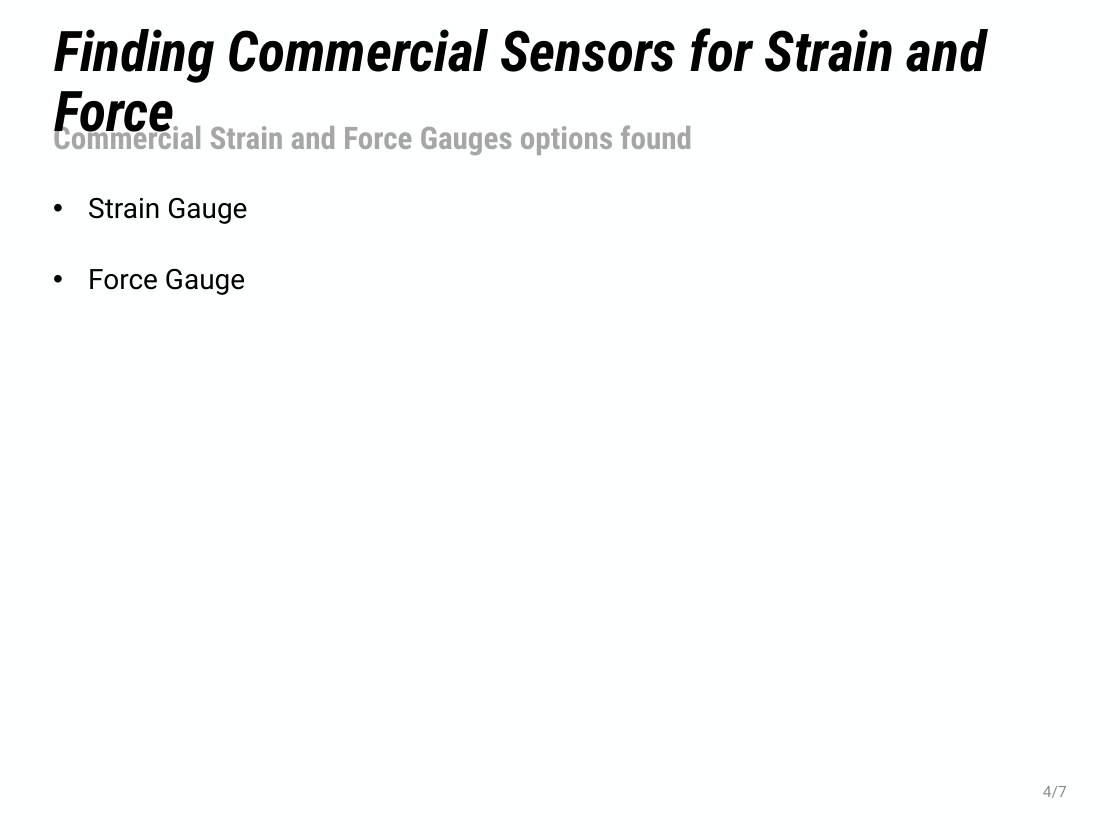
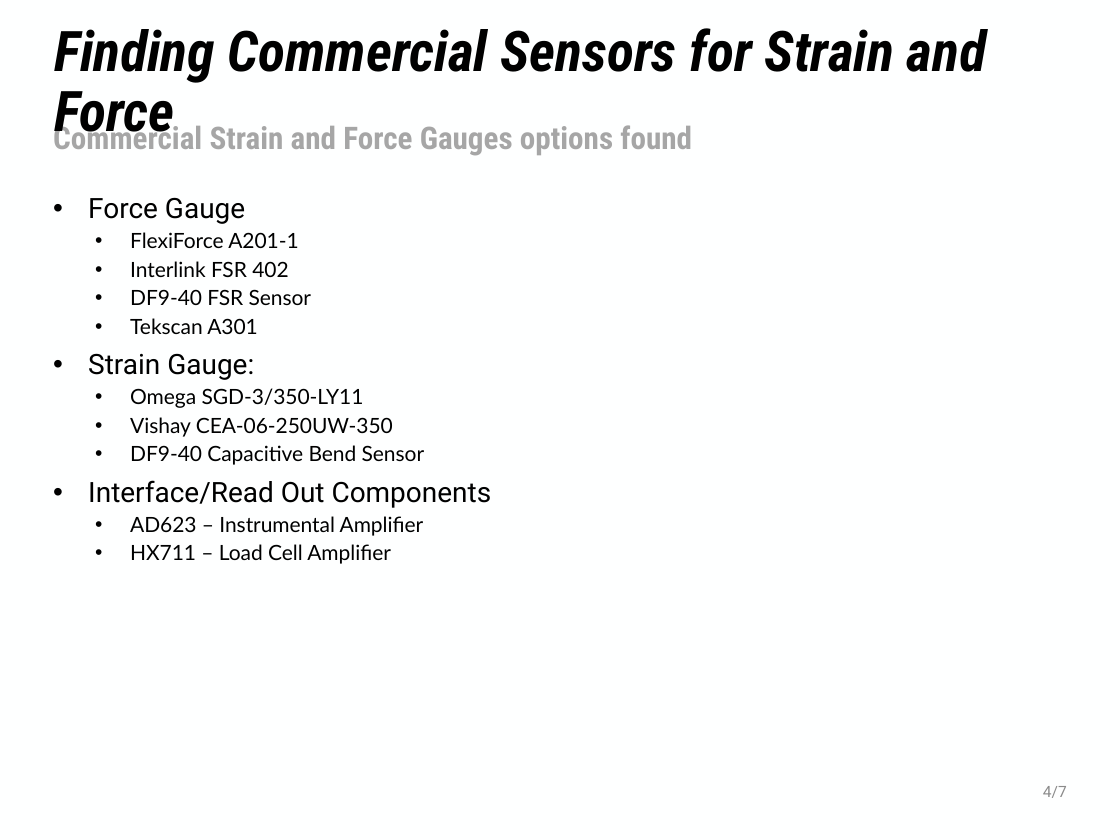
Before and after one commit to NHuang58/Biomedical_Device_PCB, a slide deck: slide 5 of Documentation/Slides/Week_9.pptx. Drawn at 1120x840 pixels with LibreOffice and Linux fonts; fonts in the diff are those of the drawing; background and template pictures are left out. Boxes give left, top, right and bottom in pixels: in the first picture for what was removed or moved away, otherwise in the second. Text is boxed around its words. In the diff, an @@ line names an element or a change of style, - is before the commit and + after.

```diff
--- a/Documentation/Slides/Week_9.pptx
+++ b/Documentation/Slides/Week_9.pptx
@@ text at (x1=88, y1=197, x2=247, y2=224): paragraph removed @@
-• Strain Gauge
@@ text at (x1=88, y1=232, x2=492, y2=564): paragraphs added @@
+  • FlexiForce A201-1
+  • Interlink FSR 402
+  • DF9-40 FSR Sensor
+  • Tekscan A301
+• Strain Gauge:
+  • Omega SGD-3/350-LY11
+  • Vishay CEA-06-250UW-350
+  • DF9-40 Capacitive Bend Sensor
+• Interface/Read Out Components
+  • AD623 – Instrumental Amplifier
+  • HX711 – Load Cell Amplifier
```
Also in this commit, not shown: 3 other slides changed, 1 slide added, 3 other files.
